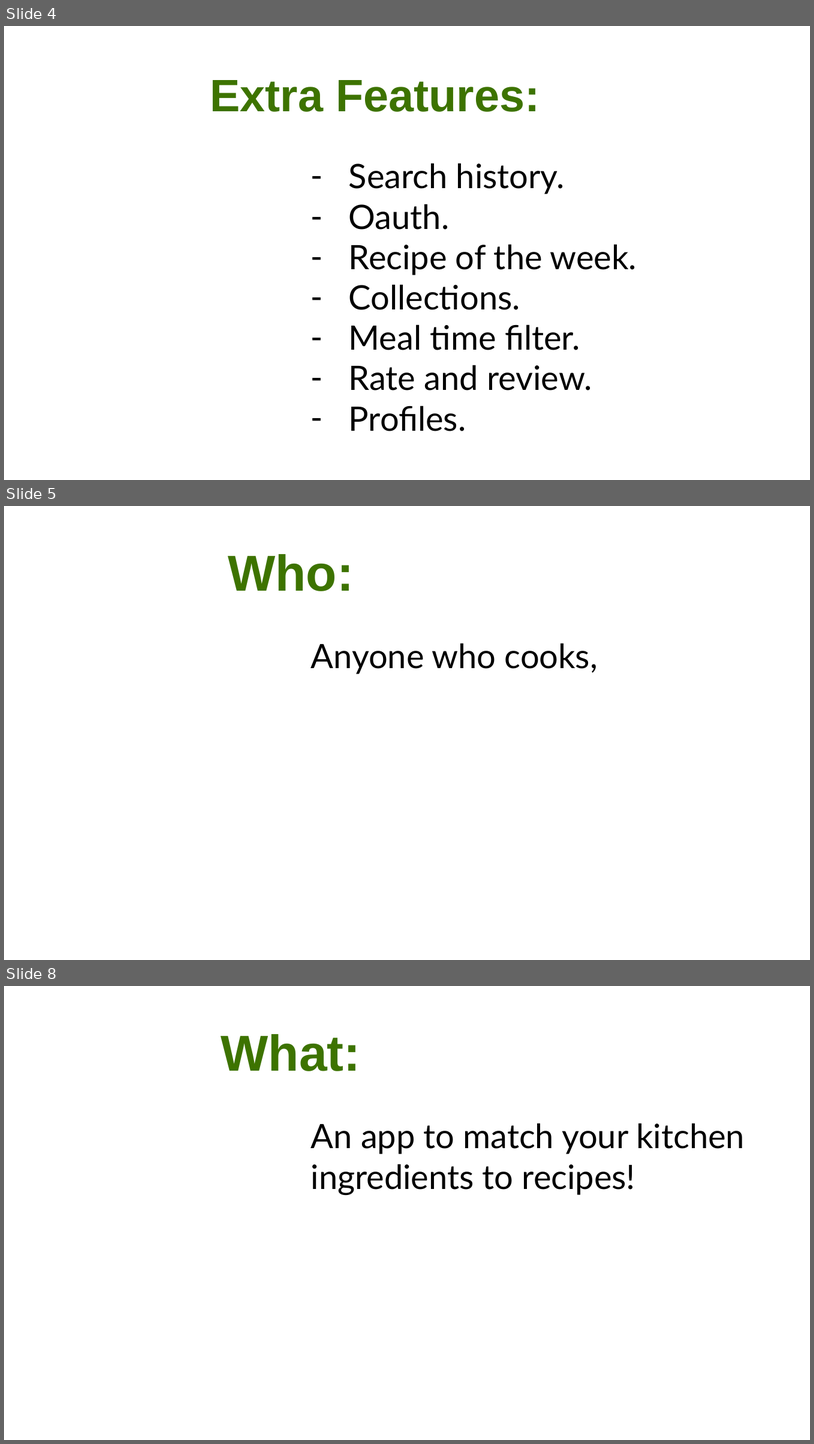
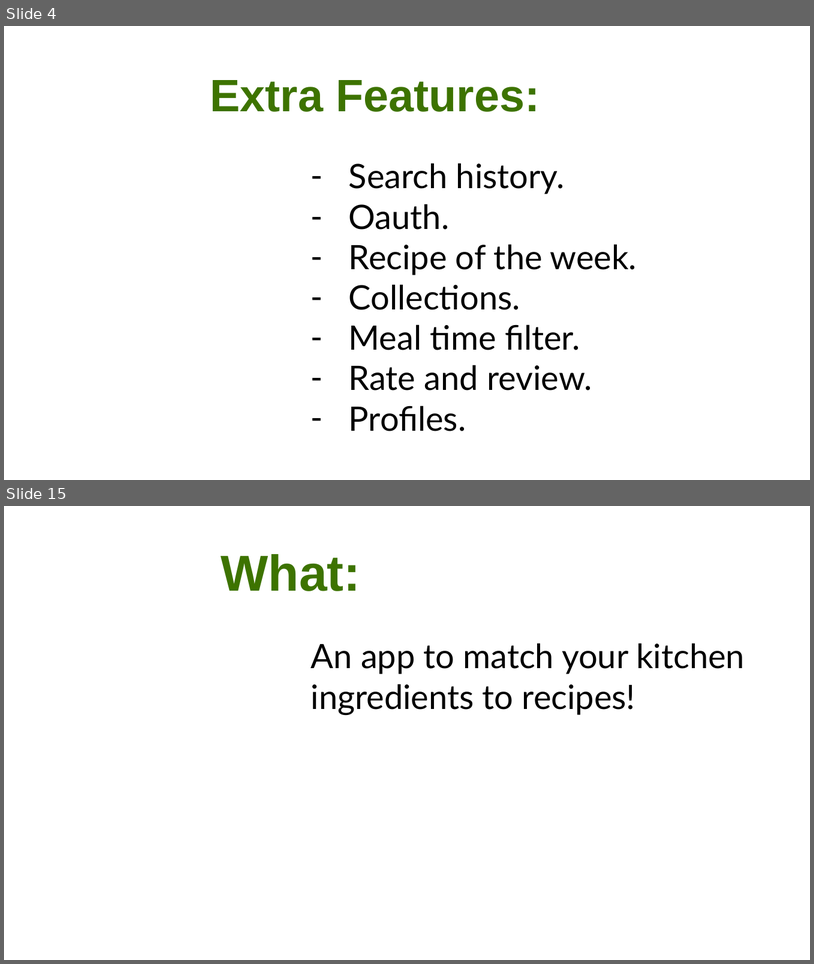
Before and after one commit to CA-MERN/MERN-Part-A-Docs, a slide deck: Presentation1.pptx. Shown one above the other, each under a label of ours: slides 4, 5 and 8 before the commit, slides 4 and 15 after it; the slides between them are not shown. The pictures are 814x1444 and 814x964 pixels, drawn with LibreOffice and Linux fonts; fonts in the diff are those of the drawing; background and template pictures are left out. Boxes give left, top, right and bottom in pixels: in the first picture for what was removed or moved away, otherwise in the second. Text is boxed around its words. In the diff, an @@ line names an element or a change of style, - is before the commit and + after.

```diff
--- a/Presentation1.pptx
+++ b/Presentation1.pptx
@@ slide 5 removed at (4,506,810,960), background picture (left out) @@
@@ title removed at (228,554,354,591) @@
-Who:
@@ text removed at (311,643,598,674) @@
-Anyone who cooks,
@@ what was slide 8 is now slide 15 @@
```
Also in this commit, not shown: 10 slides added, 2 other slides removed, 1 other file.
